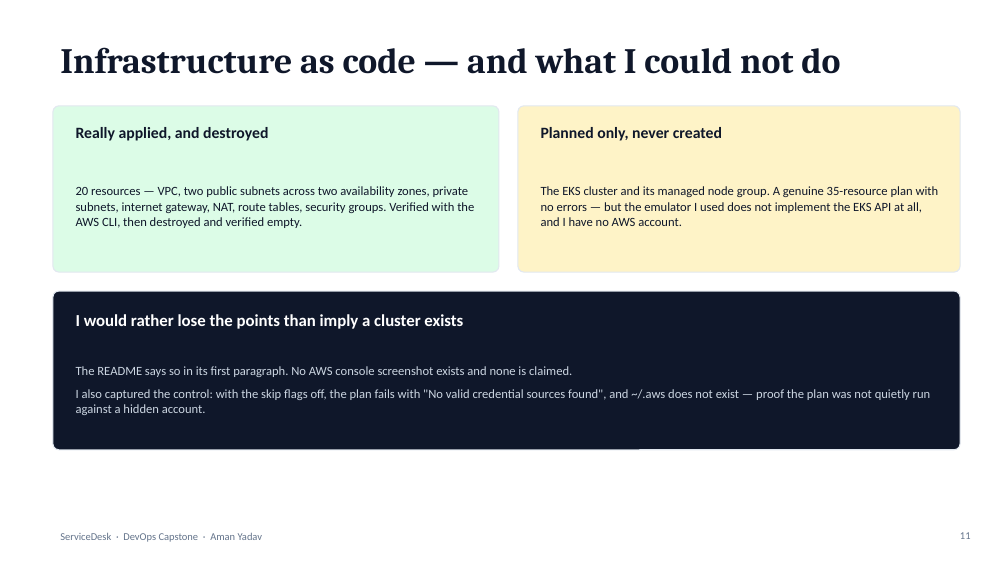
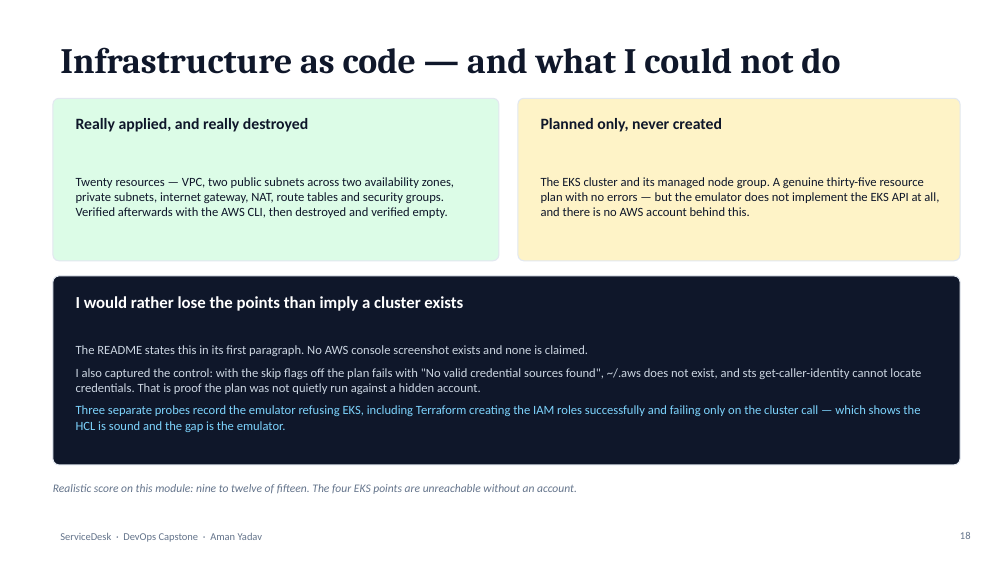
Before and after one commit to AmanYadav7015/devops-capstone-servicedesk, a slide deck: slide 18 of docs/deck/servicedesk-capstone.pptx (slide 11 before the commit). Drawn at 1008x567 pixels with LibreOffice and Linux fonts; fonts in the diff are those of the drawing. Boxes give left, top, right and bottom in pixels: in the first picture for what was removed or moved away, otherwise in the second. Text is boxed around its words. In the diff, an @@ line names an element or a change of style, - is before the commit and + after.

```diff
--- a/docs/deck/servicedesk-capstone.pptx
+++ b/docs/deck/servicedesk-capstone.pptx
@@ text at (76, 118, 308, 132): text changed @@
-Really applied, and destroyed
+Really applied, and really destroyed
@@ 2 rounded rectangles, 1 text: place and size @@
-2 rounded rectangles, 1 text at (53, 106, 960, 272)
+2 rounded rectangles, 1 text at (53, 98, 960, 261)
@@ proportions changed in 3 elements at (53, 276, 960, 465), (53, 98, 499, 261), (518, 98, 960, 261) @@
@@ text at (76, 177, 454, 218): text changed @@
-20 resources — VPC, two public subnets across two availability zones, private subnets, internet gateway, NAT, route tables, security groups. Verified with the AWS CLI, then destroyed and verified empty.
+Twenty resources — VPC, two public subnets across two availability zones, private subnets, internet gateway, NAT, route tables and security groups. Verified afterwards with the AWS CLI, then destroyed and verified empty.
@@ text at (541, 177, 939, 216): text changed @@
-The EKS cluster and its managed node group. A genuine 35-resource plan with no errors — but the emulator I used does not implement the EKS API at all, and I have no AWS account.
+The EKS cluster and its managed node group. A genuine thirty-five resource plan with no errors — but the emulator does not implement the EKS API at all, and there is no AWS account behind this.
@@ rounded rectangle: place and size @@
-rounded rectangle at (53, 291, 960, 450)
+rounded rectangle at (53, 276, 960, 465)
@@ text "I would rather lose the ...": place and size @@
-text "I would rather lose the ..." at (76, 314, 463, 329)
+text "I would rather lose the ..." at (76, 296, 463, 311)
@@ text at (76, 345, 921, 432): text changed @@
-The README says so in its first paragraph. No AWS console screenshot exists and none is claimed.
-I also captured the control: with the skip flags off, the plan fails with "No valid credential sources found", and ~/.aws does not exist — proof the plan was not quietly run against a hidden account.
+The README states this in its first paragraph. No AWS console screenshot exists and none is claimed.
+I also captured the control: with the skip flags off the plan fails with "No valid credential sources found", ~/.aws does not exist, and sts get-caller-identity cannot locate credentials. That is proof the plan was not quietly run against a hidden account.
+Three separate probes record the emulator refusing EKS, including Terraform creating the IAM roles successfully and failing only on the cluster call — which shows the HCL is sound and the gap is the emulator.
@@ text added at (53, 484, 577, 494), 11 pt, text #64748B, italic @@
+Realistic score on this module: nine to twelve of fifteen. The four EKS points are unreachable without an account.
```
Also in this commit, not shown: 8 other slides changed, 10 slides added, 2 slides removed, 1 other file.
